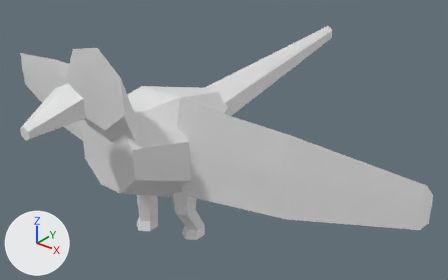
A saved change to the OBJ model data/animals/periquito/walk/4.obj.
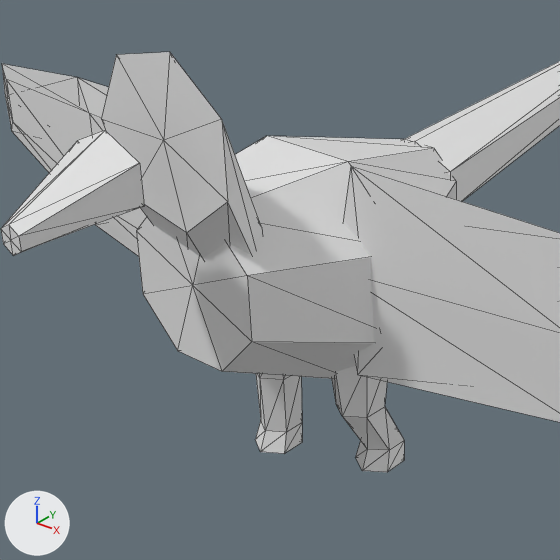
Old and new are each drawn whole from a camera (50 mm lens) standing at (0.776, -0.778, 0.747) and looking at (0.03, 0.155, 0.168) and again close up on the part from 4% to 62% of the width and 9% to 100% of the height. Every picture has the same lights, and +X, +Y and +Z are marked at lower left. The last two pictures show the newer version. The close-ups show mesh edges as thin lines. Where no turn or scale is listed for an object, it has been applied to the vertices.

The first close-up shows 'periquito_walk_4'.
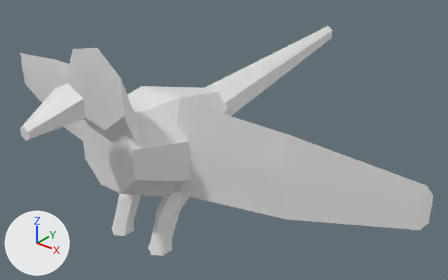
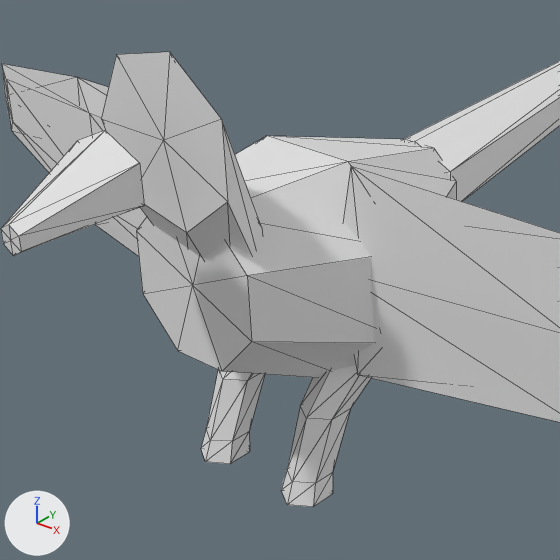
The newer file is also turned or shifted as a whole; pictures and numbers use the older file's frame.

Location of each change, (x1, y1, x2, y2) in pixels of the close-ups (560 x 560 px; the box of a moved part takes in the faces that stretch with it):
'periquito_walk_4', reshaped: before (1, 52, 560, 472); after (1, 52, 560, 507)
part 1 of me_periquito_walk_4, moved or reshaped: before (356, 440, 404, 472); after (281, 470, 333, 507)
part 2 of me_periquito_walk_4, moved or reshaped: before (255, 421, 302, 453); after (201, 429, 250, 464)
part 3 of me_periquito_walk_4, moved or reshaped: before (256, 366, 404, 450); after (206, 365, 371, 483)

The edits, one by one:
me_periquito_walk_4 is used by ob_periquito_walk_4; location (0.0, 0.0, 0.0).
me_periquito_walk_4 had 156 vertices, 280 faces and spanned x -0.521..0.519, y -0.296..0.624, z 0.0..0.445.
me_periquito_walk_4 now has 156 vertices, 280 faces and spans x -0.521..0.519, y -0.296..0.624, z 0.025..0.445.
me_periquito_walk_4 part 1: all 13 vertices in x 0.033..0.073, y 0.0..0.052, z 0.008..0.028 are moved by (0.0, -0.098, 0.017).
me_periquito_walk_4 part 2: all 13 vertices in x -0.073..-0.033, y -0.03..0.022, z 0.0..0.02 are moved by (0.0, -0.068, 0.025).
me_periquito_walk_4 part 3: all 12 vertices in x -0.072..0.072, y -0.024..0.024, z 0.08 are moved by (0.0, -0.045, 0.02).
